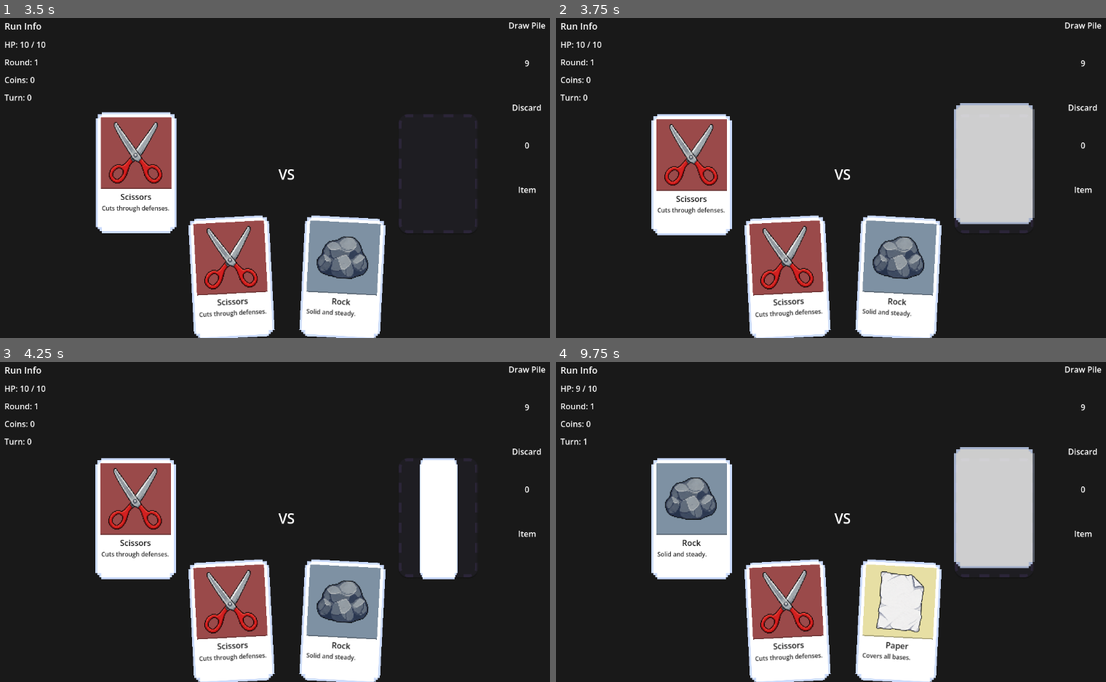
Above: before the commit, frames 1-4 (two rows, left to right).
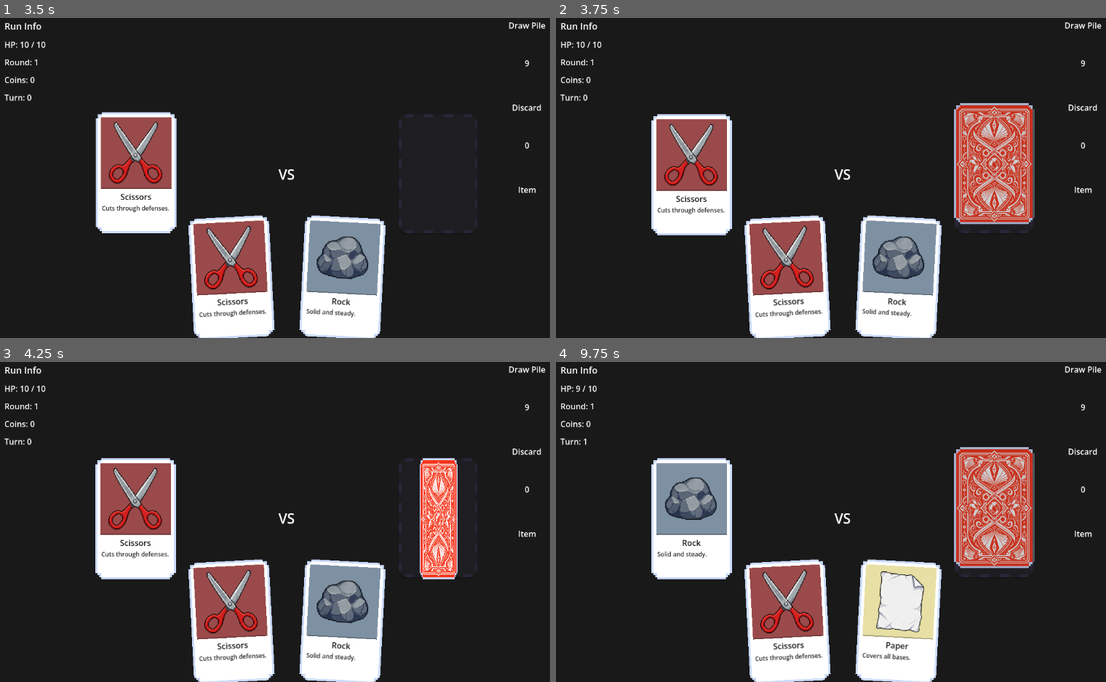
Above: after the commit, the same moments.

Repository: MaulRai/jankpot
Game: Godot game, scene res://scenes/main/Main.tscn
The game is run twice, just before and just after one commit, with the same random seed, the same clock (stepped at 60 frames per second) and the same inputs.
Inputs (mouse positions are in pixels of both pictures, inside the frame that each line leads up to):
- Up to frame 1 (3.5 s): tap Enter at 0.5 s; drag from (231, 277) to (346, 104) at 0.52 s; drag from (286, 277) to (258, 238) at 1.27 s; move the mouse to (341, 277) at 2.02 s; click (341, 277) at 2.17 s; tap Space at 2.75 s; drag from (258, 238) to (110, 126) at 2.77 s
- Up to frame 2 (3.75 s): drag from (693, 171) to (869, 174) at 3.52 s
- Up to frame 3 (4.25 s): no input
- Up to frame 4 (9.75 s): drag from (693, 518) to (754, 435) at 4.27 s; move the mouse to (996, 518) at 5.02 s; click (996, 518) at 5.17 s; drag from (754, 435) to (726, 534) at 5.77 s; tap Enter at 6.5 s; drag from (787, 621) to (902, 448) at 6.52 s; drag from (842, 621) to (814, 582) at 7.27 s; move the mouse to (897, 621) at 8.02 s; click (897, 621) at 8.17 s; tap Space at 8.75 s; drag from (814, 582) to (666, 470) at 8.77 s; drag from (693, 515) to (869, 518) at 9.52 s

Frame 1 is identical in both runs. In frame 2, 4.5% of the frame differs, in the area x 72-87%, y 27-64%; in frame 3, 2.2%; in frame 4, 4.5%.

Commit message:
feat: card back

Diff:
--- a/scenes/ui/CardView.tscn
+++ b/scenes/ui/CardView.tscn
@@ -1,7 +1,8 @@
-[gd_scene load_steps=3 format=3 uid="uid://c1w3e3a3e3a3e"]
+[gd_scene load_steps=4 format=3 uid="uid://c1w3e3a3e3a3e"]
 
 [ext_resource type="Script" path="res://scripts/ui/CardView.gd" id="1_abc12"]
 [ext_resource type="Texture2D" uid="uid://m86ruytpj7og" path="res://assets/ui/card-base.png" id="2_def34"]
+[ext_resource type="Texture2D" path="res://assets/ui/card-back.png" id="3_card_back"]
 
 [node name="CardView" type="Control"]
 custom_minimum_size = Vector2(160, 240)
@@ -76,6 +77,17 @@
 fit_content = true
 scroll_active = false
 
+[node name="CardBack" type="TextureRect" parent="."]
+unique_name_in_owner = true
+visible = false
+layout_mode = 0
+offset_right = 160.0
+offset_bottom = 240.0
+mouse_filter = 2
+texture = ExtResource("3_card_back")
+expand_mode = 1
+stretch_mode = 6
+
 [node name="Outline" type="Panel" parent="."]
 unique_name_in_owner = true
 visible = false
--- a/scripts/ui/CardView.gd
+++ b/scripts/ui/CardView.gd
@@ -13,6 +13,7 @@
 @onready var description_label: RichTextLabel = %DescriptionLabel
 @onready var type_background: ColorRect = %TypeBackground
 @onready var art_separator: ColorRect = %ArtSeparator
+@onready var card_back: TextureRect = %CardBack
 @onready var outline: Panel = %Outline
 
 var base_position: Vector2
@@ -50,6 +51,8 @@
 		art_separator.color = card_data.background_color.darkened(0.3)
 
 func set_face_down(face_down: bool) -> void:
+	card_back.visible = face_down
+	$Background.visible = not face_down
 	art_texture.visible = not face_down
 	name_label.visible = not face_down
 	description_label.visible = not face_down
Binary file added: assets/ui/card-back.png
Not shown, added: assets/ui/card-back.png.import
